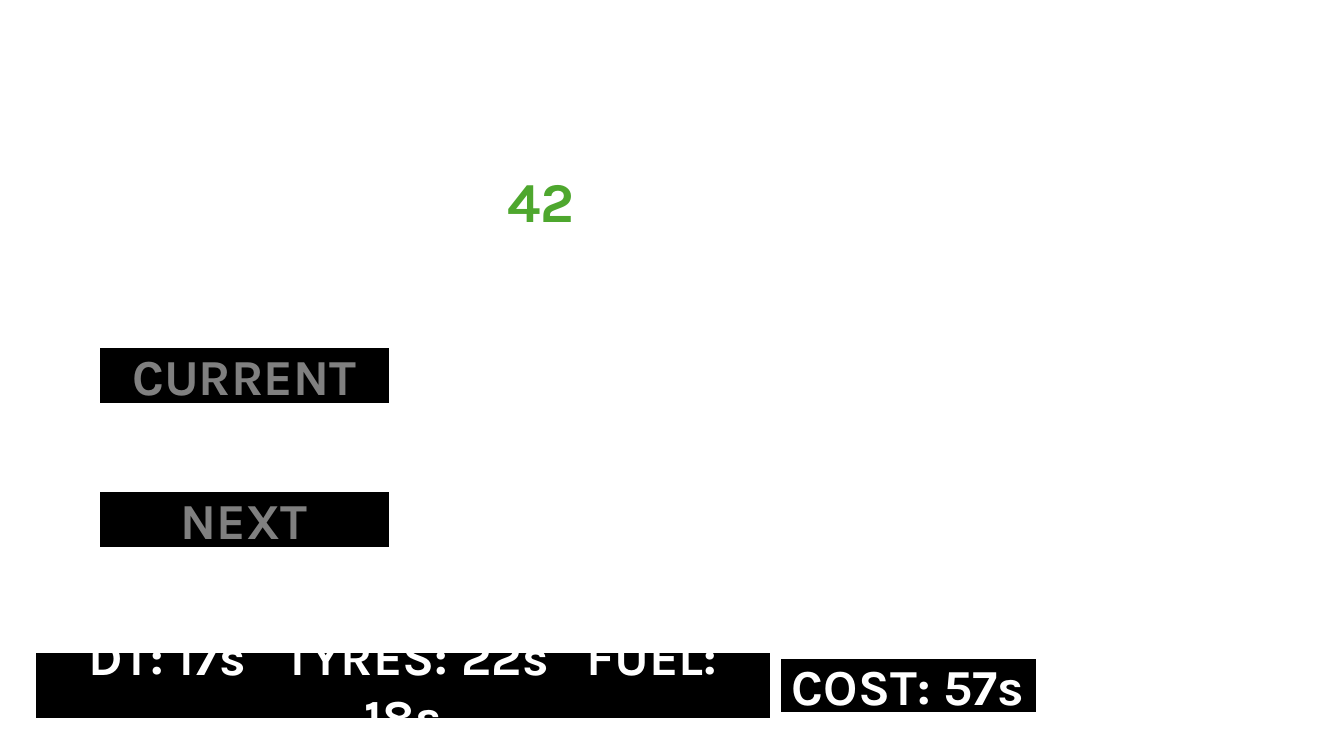
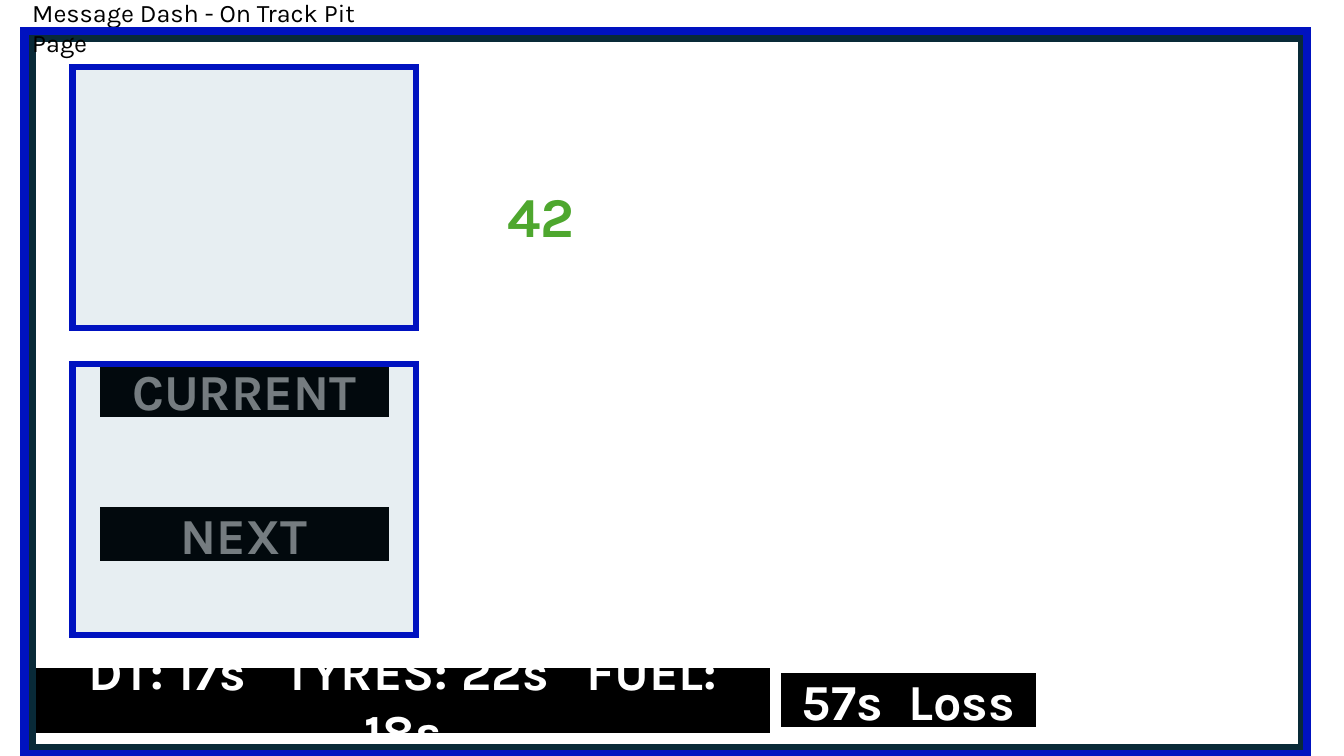
Before and after one commit to Lalabot77/LalaLaunchPlugin, a slide deck: slide 17 of Docs/UI Work.pptx (slide 6 before the commit). Drawn at 1344x756 pixels with LibreOffice and Linux fonts; fonts in the diff are those of the drawing; background and template pictures are left out. Boxes give left, top, right and bottom in pixels: in the first picture for what was removed or moved away, otherwise in the second. Text is boxed around its words. In the diff, an @@ line names an element or a change of style, - is before the commit and + after.

```diff
--- a/Docs/UI Work.pptx
+++ b/Docs/UI Work.pptx
@@ text added at (x1=32, y1=4, x2=355, y2=59), 18 pt, text #000000 @@
+Message Dash - On Track Pit Page
@@ rectangle added at (x1=24, y1=31, x2=1307, y2=755), outline #0012C0 6 pt @@
@@ rectangle added at (x1=32, y1=37, x2=1303, y2=748), outline #092A39 6 pt @@
@@ rectangle added at (x1=73, y1=67, x2=416, y2=328), fill #156082 at 10% opacity, outline #0012C0 4.5 pt @@
@@ rectangle added at (x1=73, y1=364, x2=416, y2=635), fill #156082 at 10% opacity, outline #0012C0 4.5 pt @@
@@ 4 rectangles, 1 text moved together from (x1=37, y1=185, x2=1035, y2=718) to (x1=37, y1=200, x2=1035, y2=732) @@
@@ text in rectangle at (x1=802, y1=687, x2=1015, y2=732): text changed @@
-COST: 57s
+57s Loss
```
Also in this commit, not shown: 6 other slides changed, 7 slides added, 4 slides removed.
